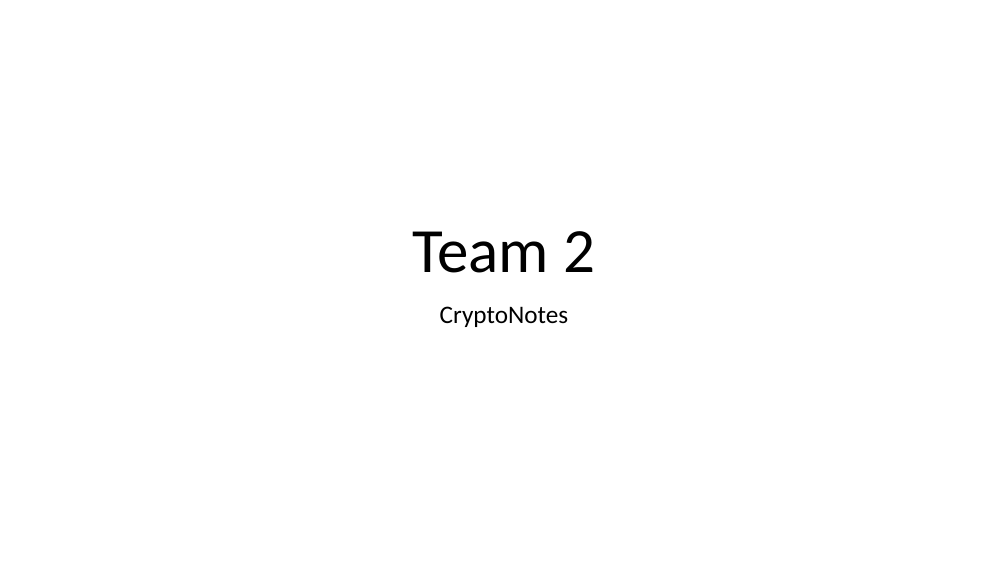
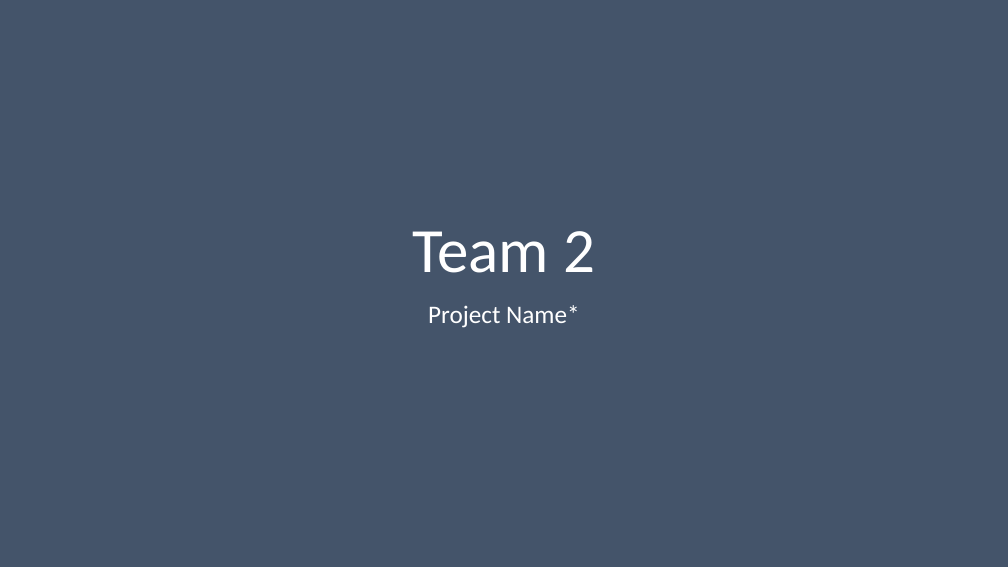
Before and after one commit to Dwaddle26/EncryptNotes, a slide deck: slide 1 of Team_2_Presentation_1.pptx. Drawn at 1008x567 pixels with LibreOffice and Linux fonts; fonts in the diff are those of the drawing. Boxes give left, top, right and bottom in pixels: in the first picture for what was removed or moved away, otherwise in the second. Text is boxed around its words. In the diff, an @@ line names an element or a change of style, - is before the commit and + after.

Commit message:
Updated Progress Presentation
I added some text and titles to the slide. Also, Changed to BG Color.

```diff
--- a/Team_2_Presentation_1.pptx
+++ b/Team_2_Presentation_1.pptx
@@ background #FFFFFF to #44546A @@
@@ title "Team 2" at (x1=412, y1=231, x2=595, y2=273): text colour #000000 to #FFFFFF @@
@@ subtitle at (x1=428, y1=305, x2=580, y2=328): text changed; text colour #000000 to #FFFFFF @@
-CryptoNotes
+Project Name*
```
Also in this commit, not shown: 9 slides added, 9 slides removed.
